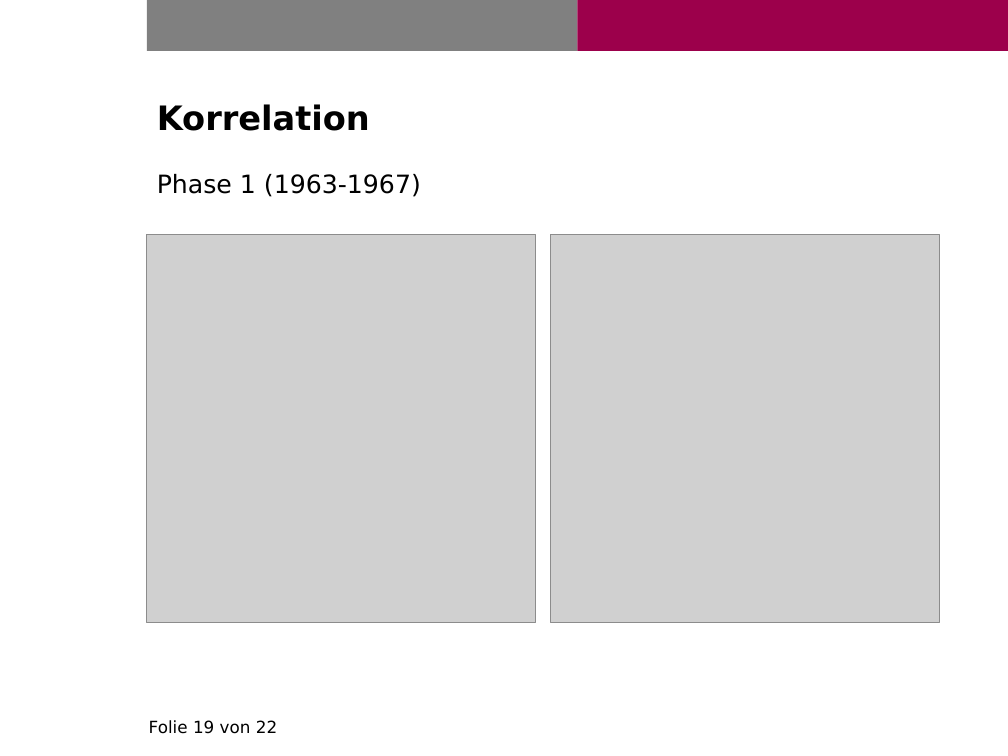
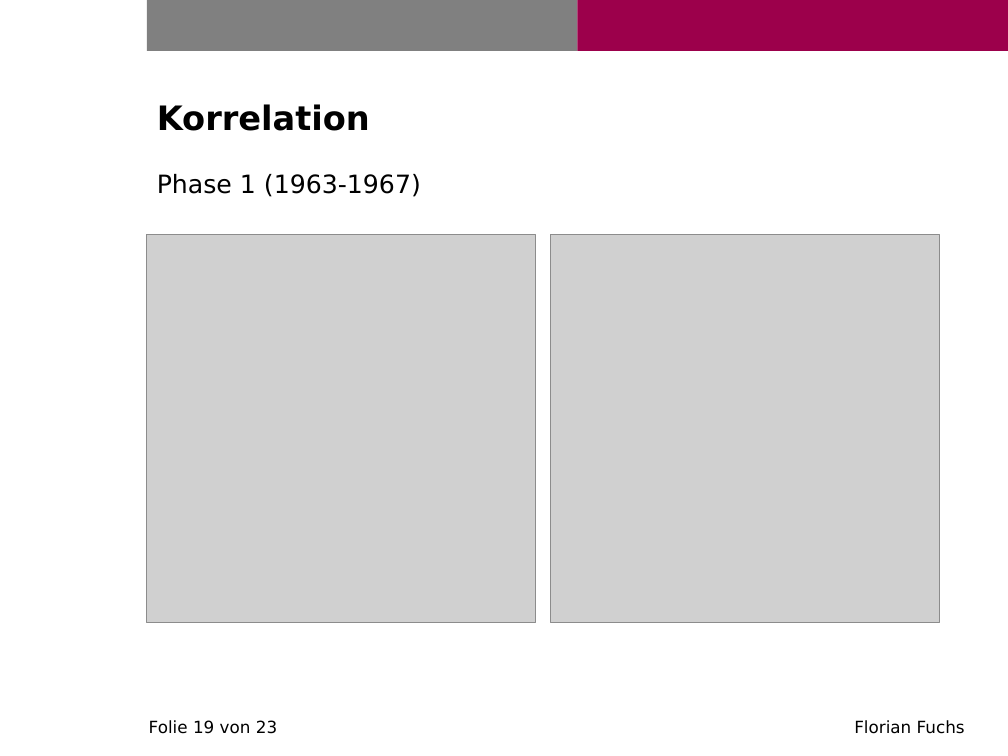
Before and after one commit to fuchsflo90/beatlesAnalysis, a slide deck: slide 19 of Präsentation/fuchs_florian_abschlusspraesentation_ma.pptx. Drawn at 1008x756 pixels with LibreOffice and Linux fonts; fonts in the diff are those of the drawing; grey boxes stand for pictures; background and template pictures are left out. Boxes give left, top, right and bottom in pixels: in the first picture for what was removed or moved away, otherwise in the second. Text is boxed around its words. In the diff, an @@ line names an element or a change of style, - is before the commit and + after.

```diff
--- a/Präsentation/fuchs_florian_abschlusspraesentation_ma.pptx
+++ b/Präsentation/fuchs_florian_abschlusspraesentation_ma.pptx
@@ text at (x1=149, y1=720, x2=965, y2=734): text changed @@
-Folie 19 von 22
+Folie 19 von 23 Florian Fuchs
```
Also in this commit, not shown: 21 other slides changed, 1 slide added.
